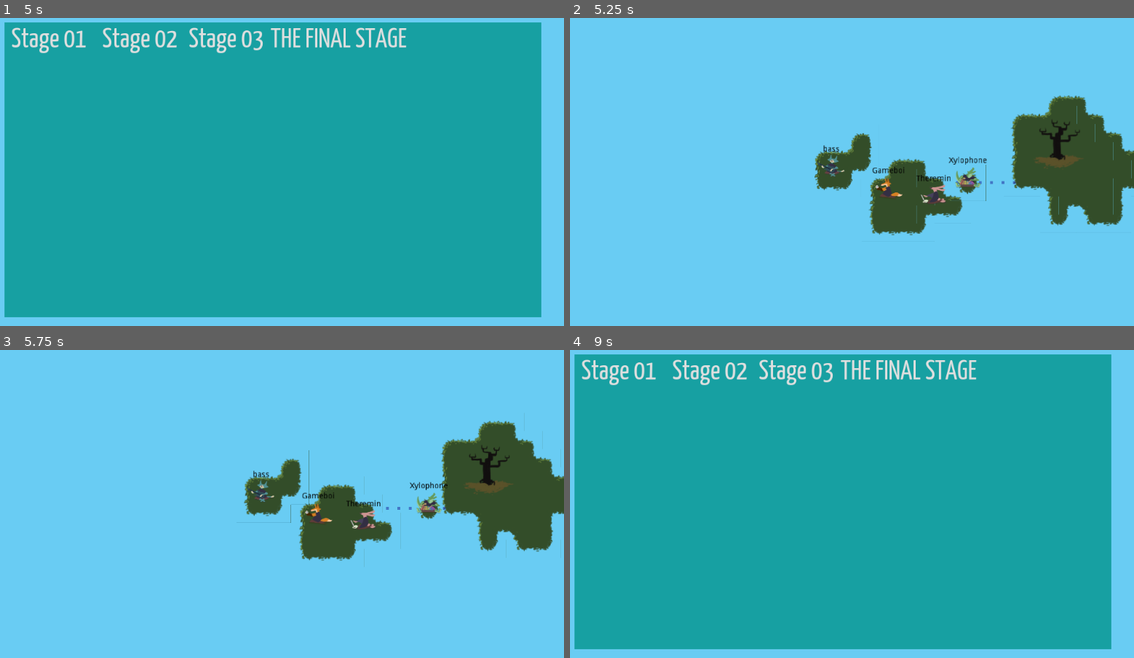
Above: before the commit, frames 1-4 (two rows, left to right).
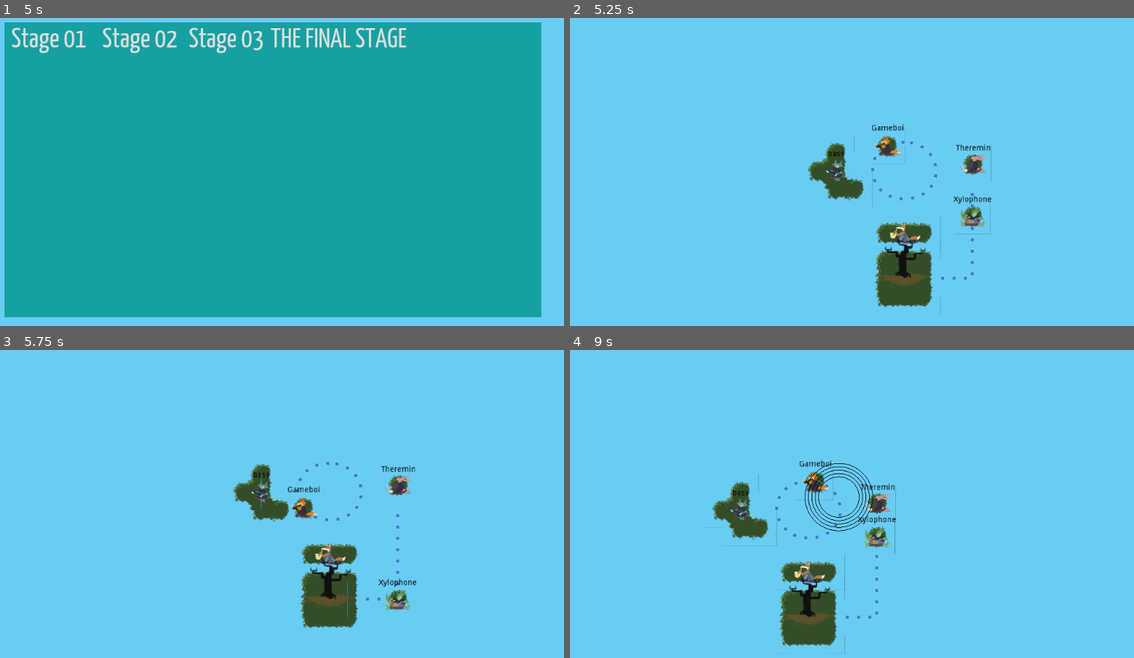
Above: after the commit, the same moments.

Repository: uspgamedev/skyjammers
Game: Godot game, scene res://menus/stage-selector/main.tscn
The game is run twice, just before and just after one commit, with the same random seed, the same clock (stepped at 60 frames per second) and the same inputs. Sound files missing from this copy of the repository are replaced by a short silence.
Inputs:
- Up to frame 1 (5 s): click "Stage 01" at 0.5 s; tap Enter (ui_accept) at 1.25, 1.52, 2.27, 3.77, 4.52 s; hold Space (action_play) 1.28-2.03 s; tap Space (action_play) at 2.1, 3.6 s; hold Space (action_play) 2.78-3.53 s; hold Space (action_play) from 4.28 s (still down)
- Up to frame 2 (5.25 s): release Space (action_play) at 5 s; click "Stage 02" at 5 s
- Up to frame 3 (5.75 s): no input
- Up to frame 4 (9 s): tap Space (action_play) at 5.85, 7.35, 8.85 s; tap Enter (ui_accept) at 6.02, 7.52, 8.27 s; hold Space (action_play) 6.53-7.28 s; hold Space (action_play) 8.03-8.78 s

Frame 1 is identical in both runs. In frame 2, 14% of the frame differs, in the area x 42-100%, y 25-95%; in frame 3, 13%; in frame 4, 91%, in the area x 0-96%, y 1-99%.

Commit message:
Corrected level selector's stages

Diff:
--- a/game/menus/stage-selector/main.tscn
+++ b/game/menus/stage-selector/main.tscn
@@ -1,10 +1,11 @@
-[gd_scene load_steps=6 format=2]
+[gd_scene load_steps=7 format=2]
 
 [ext_resource path="res://menus/theme.tres" type="Theme" id=1]
 [ext_resource path="res://menus/stage-selector/button.tscn" type="PackedScene" id=2]
 [ext_resource path="res://stages/stage01.tscn" type="PackedScene" id=3]
-[ext_resource path="res://stages/stage03.tscn" type="PackedScene" id=4]
-[ext_resource path="res://test/TheFinalStage.tscn" type="PackedScene" id=5]
+[ext_resource path="res://stages/stage02.tscn" type="PackedScene" id=4]
+[ext_resource path="res://stages/stage03.tscn" type="PackedScene" id=5]
+[ext_resource path="res://test/TheFinalStage.tscn" type="PackedScene" id=6]
 
 [node name="StageSelector" type="Control" index="0"]
 
@@ -77,18 +78,18 @@
 margin_left = 160.0
 margin_right = 316.0
 text = " Stage 02 "
-stage_scene = ExtResource( 3 )
+stage_scene = ExtResource( 4 )
 
 [node name="Button3" parent="Panel/VBoxContainer/GridContainer" index="2" instance=ExtResource( 2 )]
 
 margin_left = 320.0
 margin_right = 460.0
 text = "Stage 03"
-stage_scene = ExtResource( 4 )
+stage_scene = ExtResource( 5 )
 
 [node name="Button4" parent="Panel/VBoxContainer/GridContainer" index="3" instance=ExtResource( 2 )]
 
 margin_left = 464.0
 margin_right = 711.0
 text = "THE FINAL STAGE"
-stage_scene = ExtResource( 5 )
+stage_scene = ExtResource( 6 )
